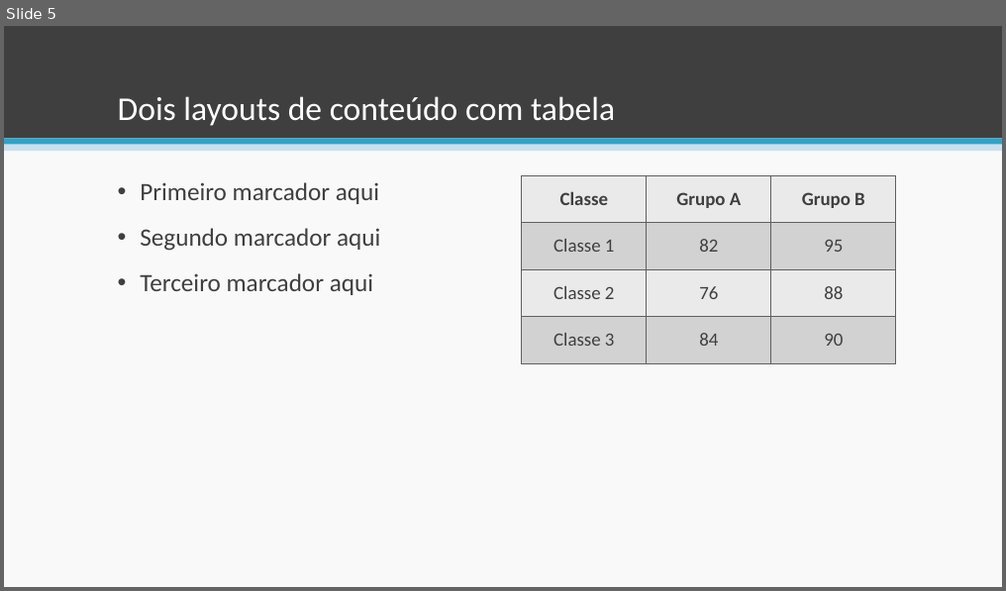
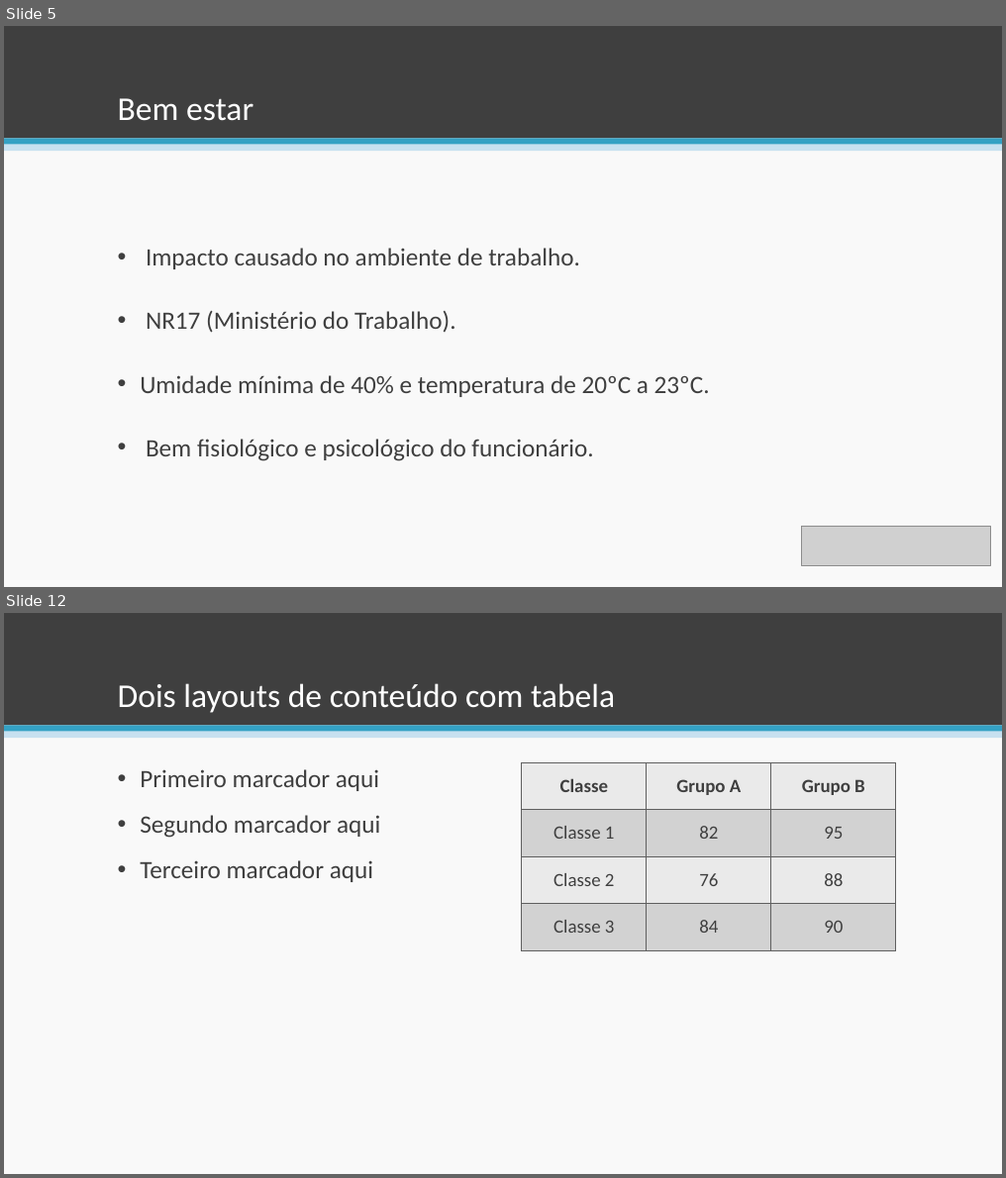
Before and after one commit to esteves-esta/TechHumi, a slide deck: documentacao/PowerPoint.pptx. Shown one above the other, each under a label of ours: slide 5 before the commit, slides 5 and 12 after it; the slides between them are not shown. The pictures are 1006x591 and 1006x1178 pixels, drawn with LibreOffice and Linux fonts; fonts in the diff are those of the drawing; grey boxes stand for pictures. Boxes give left, top, right and bottom in pixels: in the first picture for what was removed or moved away, otherwise in the second. Text is boxed around its words. In the diff, an @@ line names an element or a change of style, - is before the commit and + after.

```diff
--- a/documentacao/PowerPoint.pptx
+++ b/documentacao/PowerPoint.pptx
@@ slide 5 added at <box>4,26,1002,587</box>, background #F9F9F9; not listed: 3 template elements that a slide beside it also shows @@
@@ title added at <box>118,98,253,121</box>, 32 pt, text #FFFFFF @@
+Bem estar
@@ text added at <box>140,248,710,462</box>, 24 pt, text #3F3F3F @@
+• Impacto causado no ambiente de trabalho.
+• NR17 (Ministério do Trabalho).
+• Umidade mínima de 40% e temperatura de 20ºC a 23ºC.
+• Bem fisiológico e psicológico do funcionário.
@@ picture added at <box>801,526,991,566</box> @@
@@ what was slide 5 is now slide 12 @@
```
Also in this commit, not shown: 2 slides changed, 8 other slides added, 3 slides removed.
